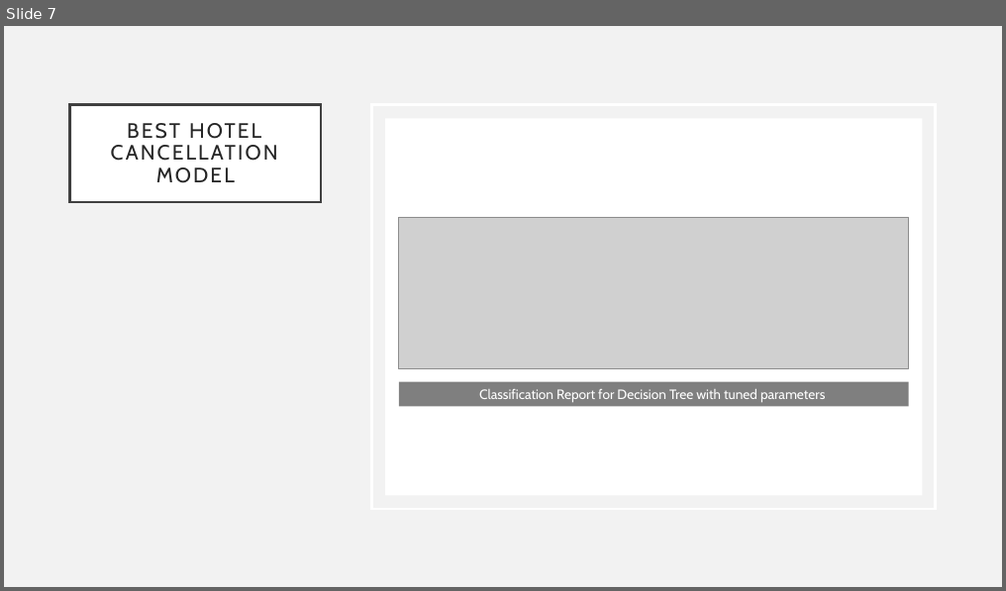
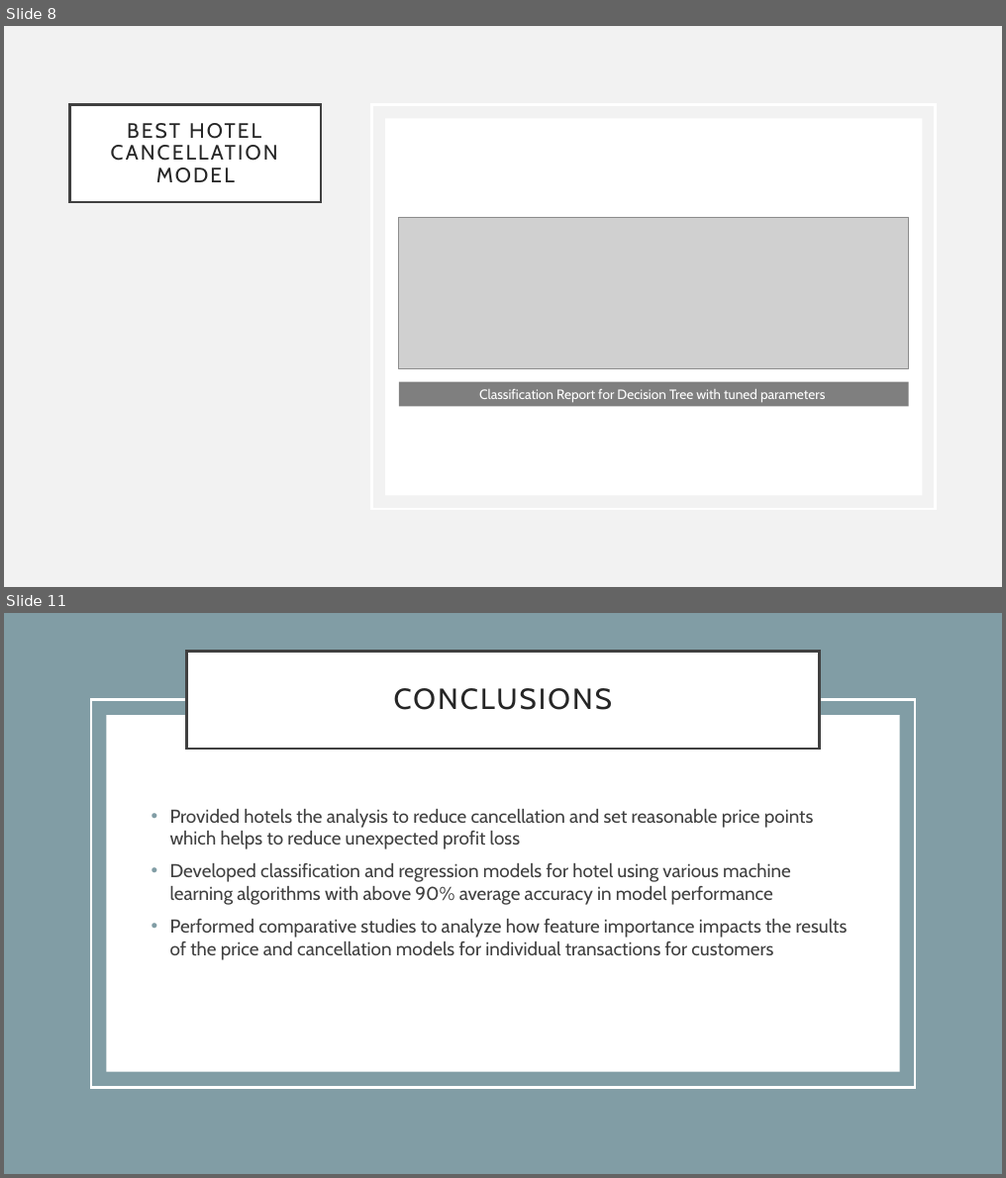
Before and after one commit to asy1113/Springboard_Data_Science, a slide deck: Hotel_Price_Cancellation_Project/Reports/Soyoung_hotel_presentation.pptx. Shown one above the other, each under a label of ours: slide 7 before the commit, slides 8 and 11 after it; the slides between them are not shown. The pictures are 1006x591 and 1006x1178 pixels, drawn with LibreOffice and Linux fonts; fonts in the diff are those of the drawing; grey boxes stand for pictures. Boxes give left, top, right and bottom in pixels: in the first picture for what was removed or moved away, otherwise in the second. Text is boxed around its words. In the diff, an @@ line names an element or a change of style, - is before the commit and + after.

```diff
--- a/Hotel_Price_Cancellation_Project/Reports/Soyoung_hotel_presentation.pptx
+++ b/Hotel_Price_Cancellation_Project/Reports/Soyoung_hotel_presentation.pptx
@@ slide 11 added at [4,613,1002,1174], background #FFFFFF @@
@@ rectangle added at [4,613,1002,1174], fill #819DA5 @@
@@ title added at [187,652,819,749], fill #FFFFFF, outline #404040 2.5 pt, 28 pt, text #262626 @@
+CONCLUSIONS
@@ rectangle added at [91,700,915,1087], outline #FFFFFF 2.5 pt @@
@@ rectangle added at [107,715,900,1072], fill #FFFFFF @@
@@ text added at [170,809,847,960], 18 pt, text #404040 @@
+• Provided hotels the analysis to reduce cancellation and set reasonable price points which helps to reduce unexpected profit loss
+• Developed classification and regression models for hotel using various machine learning algorithms with above 90% average accuracy in model performance
+• Performed comparative studies to analyze how feature importance impacts the results of the price and cancellation models for individual transactions for customers
@@ what was slide 7 is now slide 8 @@
```
Also in this commit, not shown: 3 slides changed, 2 other slides added, 1 slide removed, 16 other files.
